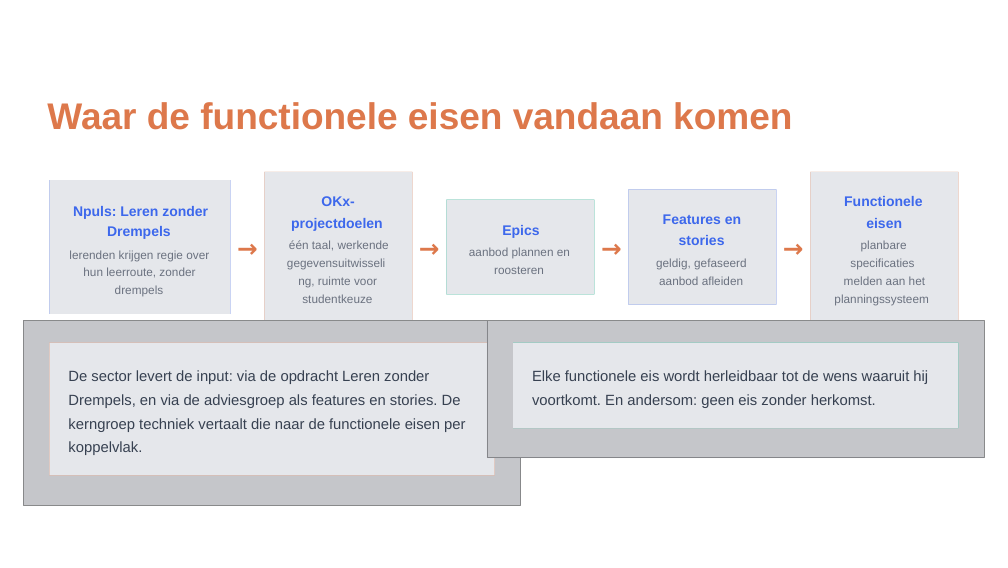
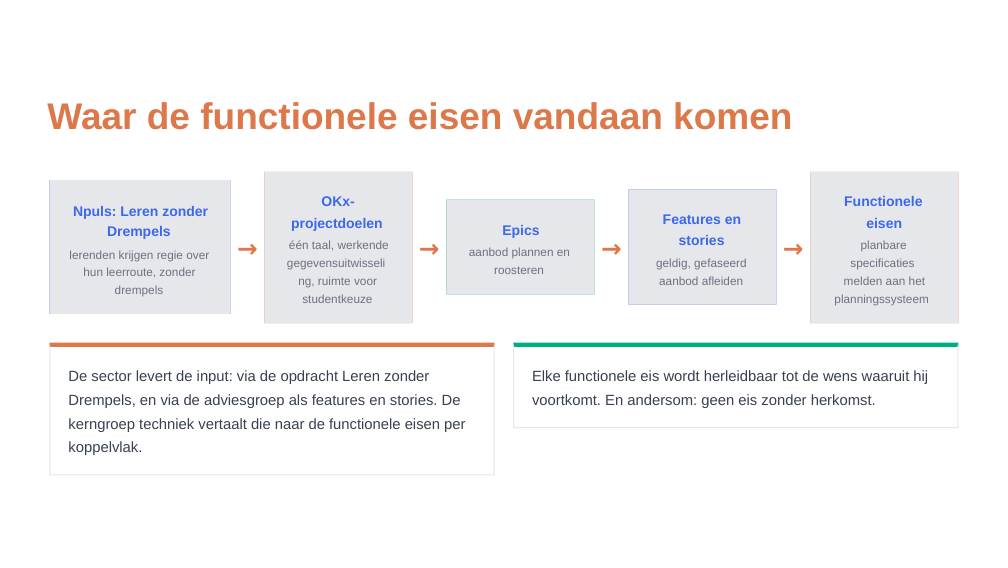
Before and after one commit to Npuls-OKx/meta, a slide deck: slide 15 of presentaties/export/260819_kerngroep_techniek-bewerkbaar.pptx. Drawn at 1008x568 pixels with LibreOffice and Linux fonts; fonts in the diff are those of the drawing; grey boxes stand for pictures; background and template pictures are left out. Boxes give left, top, right and bottom in pixels: in the first picture for what was removed or moved away, otherwise in the second. Text is boxed around its words. In the diff, an @@ line names an element or a change of style, - is before the commit and + after.

```diff
--- a/presentaties/export/260819_kerngroep_techniek-bewerkbaar.pptx
+++ b/presentaties/export/260819_kerngroep_techniek-bewerkbaar.pptx
@@ picture removed at box(24, 321, 521, 505) @@
@@ freeform shape removed at box(24, 321, 521, 505) @@
@@ picture removed at box(487, 321, 984, 458) @@
@@ freeform shape removed at box(487, 321, 984, 458) @@
@@ freeform shape at box(49, 343, 495, 475): outline redrawn @@
@@ freeform shape: place and size @@
-freeform shape at box(49, 343, 495, 475)
+freeform shape at box(49, 343, 495, 347)
@@ freeform shape added at box(49, 343, 50, 475), fill #E5E7EB @@
@@ freeform shape added at box(494, 343, 495, 475), fill #E5E7EB @@
@@ freeform shape at box(513, 343, 959, 427): outline redrawn @@
@@ freeform shape: place and size @@
-freeform shape at box(513, 343, 959, 427)
+freeform shape at box(513, 343, 959, 347)
@@ freeform shape added at box(513, 343, 514, 427), fill #E5E7EB @@
@@ freeform shape added at box(958, 343, 959, 427), fill #E5E7EB @@
@@ freeform shape: place and size @@
-freeform shape at box(513, 343, 959, 427)
+freeform shape at box(513, 426, 959, 427)
@@ freeform shape: place and size @@
-freeform shape at box(49, 343, 495, 475)
+freeform shape at box(49, 474, 495, 475)
```
Also in this commit, not shown: 11 other slides changed, 2 other files.
